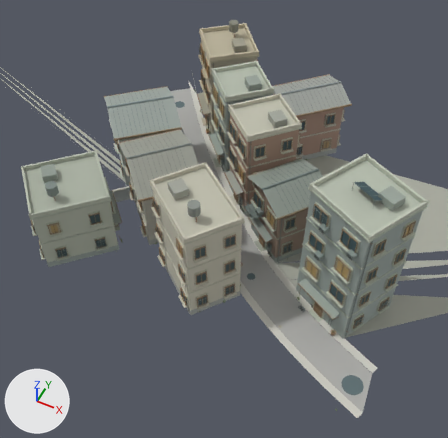
One commit to the glTF model assets/town/renewal/models/street_3_6.glb: the scene before it, then after it.
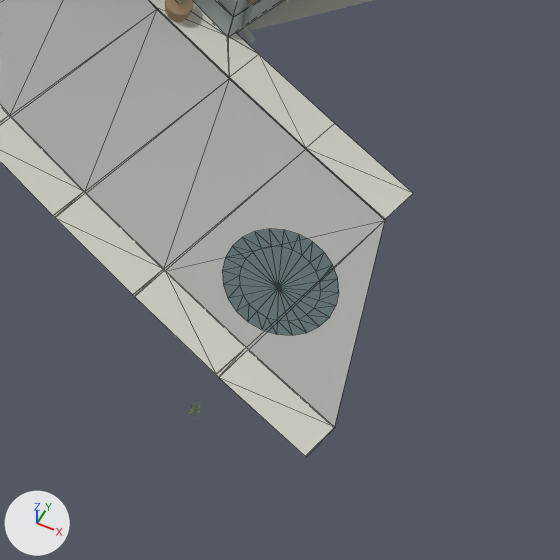
The first picture shows the older version from a 50 mm lens placed at (127.9, -245.3, 44.5), pointed at (111.3, -212.2, 3.0). The close-ups show the older and then the newer version on the part from 67% to 91% of the width and 76% to 100% of the height of that picture. Only the edits that show in the close-ups are written down. The lights are fixed; the arrows at lower left show +X, +Y and +Z. The close-ups show mesh edges as thin lines. Vertices at exactly the same position are counted once.

Objects in the first close-up: 'graybrick.033', 'ground.021', 'paving.015', 'puddle.032', 'road.037' and 3 more.
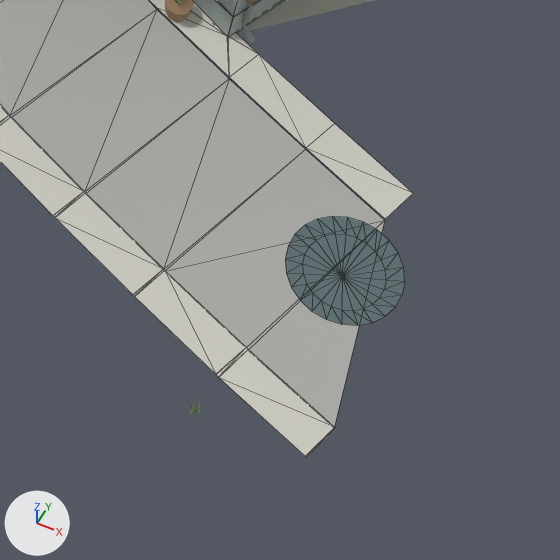
Pixel boxes [x1, y1, x2, y2] of what changed, in the close-ups (560 x 560 px):
'puddle.032', reshaped: before [222, 229, 339, 335]; after [285, 216, 405, 325]

Diff of the bpy script that builds the scene:
```diff
--- a/assets/town/renewal/models/street_3_6.glb.py
+++ b/assets/town/renewal/models/street_3_6.glb.py
@@ me_puddle_032 @@
 # used by ob_puddle_032; location = (0.0, 0.0, 0.0)
-me_puddle_032.from_pydata(...)  # 196 vertices, 288 faces; spans x 97.1..127.5, y -221.6..-195.7, z 0.0
+me_puddle_032.from_pydata(...)  # 196 vertices, 288 faces; spans x 96.3..128.4, y -221.0..-195.3, z 0.0
+# me_puddle_032 part 1: the loose piece of 49 vertices spanning x 125.8..127.5, y -221.6..-219.9, z 0.0 is moved by (0.8, 0.6, 0.0)
+# other edits to the shape of me_puddle_032 do not show in these pictures
 me_puddle_032.materials.append(mat_puddle)
```
